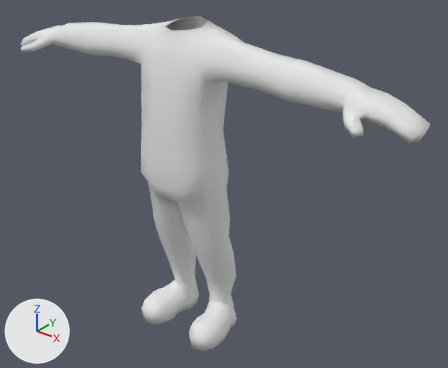
Two versions of the OBJ model data/meshes/player/player_no_head.obj, one commit apart.
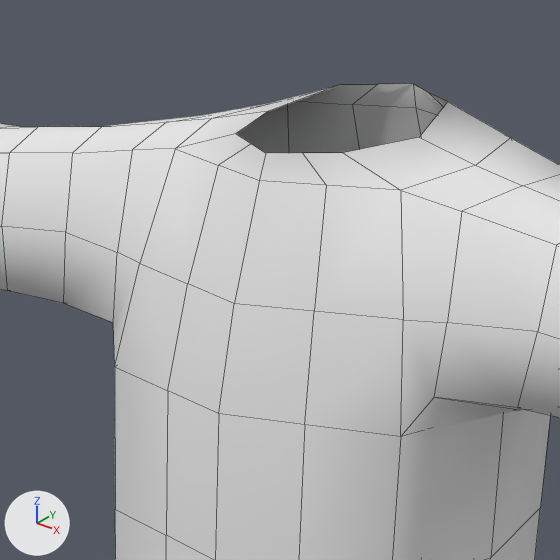
There are two pictures of each version: one whole from a 50 mm camera at (2.937, -3.247, 3.413) aimed at (0.219, 0.151, 1.306), one close up on the part from 26% to 51% of the width and 0% to 30% of the height. Lighting does not change. The marker at lower left points along +X, +Y and +Z. The close-ups show mesh edges as thin lines. Where no turn or scale is listed for an object, it has been applied to the vertices.

Objects in the first close-up: 'characterMedium'.
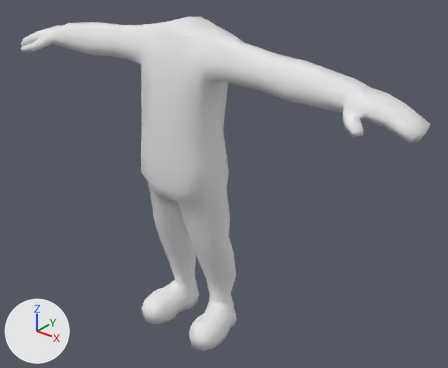
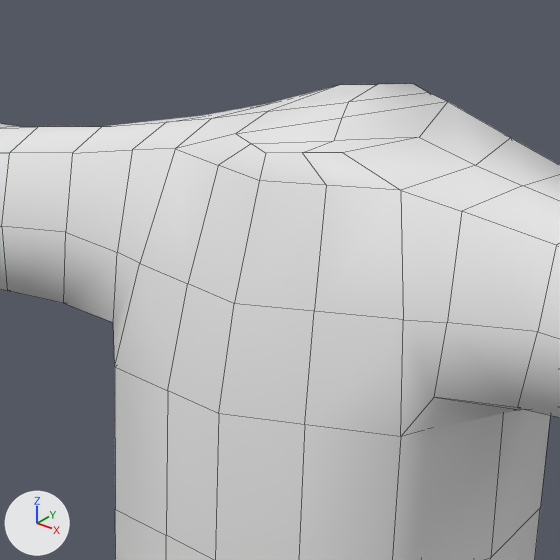
Changed parts and their boxes [x1, y1, x2, y2] in the close-ups (560 x 560 px):
part 1 of me_charactermedium, added
    after: [236, 84, 448, 153]

Edits to the bpy script that builds the scene:
```text
Change me_charactermedium:
    where me_charactermedium.from_pydata(...)  # 665 vertices, 682 faces; spans x -1.81..1.81, y -0.34..0.26, z 0.0..2.56
    used by ob_charactermedium; location = (0.0, 0.0, 0.0)
    verts and faces of me_charactermedium; kept vertices keep their numbers, new ones are numbered from 665
    before: 0 (0.1, 0.12, 2.55) at pixel (447, 101), 1 (0.14, 0.01, 2.53) at pixel (419, 137), 2 (0.1, -0.1, 2.52) at pixel (342, 152), 20 (0.05, 0.14, 2.55) at pixel (428, 92), 21 (0.05, -0.12, 2.51) at pixel (302, 152)
    before: 266 (0.0, -0.15, 2.51) at pixel (265, 153), 267 (0.0, 0.16, 2.56) at pixel (413, 83), 268 (-0.1, 0.12, 2.55) at pixel (341, 84), 269 (-0.14, 0.01, 2.53) at pixel (268, 111), 270 (-0.1, -0.1, 2.52) at pixel (235, 133)
    before: 299 (-0.05, 0.14, 2.55) at pixel (377, 84), 300 (-0.05, -0.12, 2.51) at pixel (251, 143)
    me_charactermedium part 1
    add verts[665] = (-0.04, 0.07, 2.54)  # pixel (348, 102)
    add verts[666] = (0.0, 0.01, 2.53)  # pixel (341, 117)
    add verts[667] = (0.05, -0.06, 2.52)  # pixel (333, 140)
    add faces += [(20, 267, 299, 665), (268, 269, 665, 299), (0, 20, 665, 666), (269, 270, 666, 665), (0, 666, 667, 1), (270, 300, 667, 666)]
    add faces += [(1, 667, 21, 2), (21, 667, 300, 266)]
```
